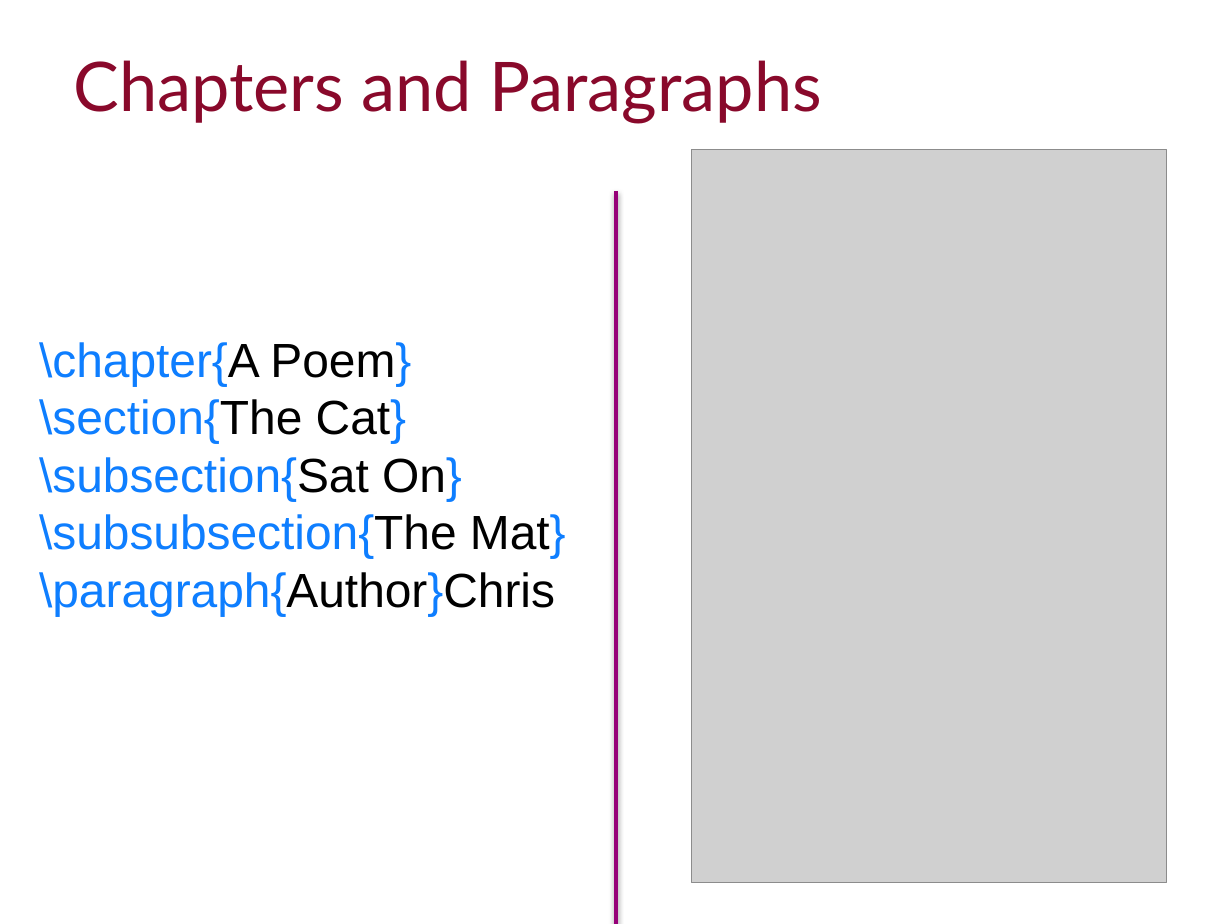
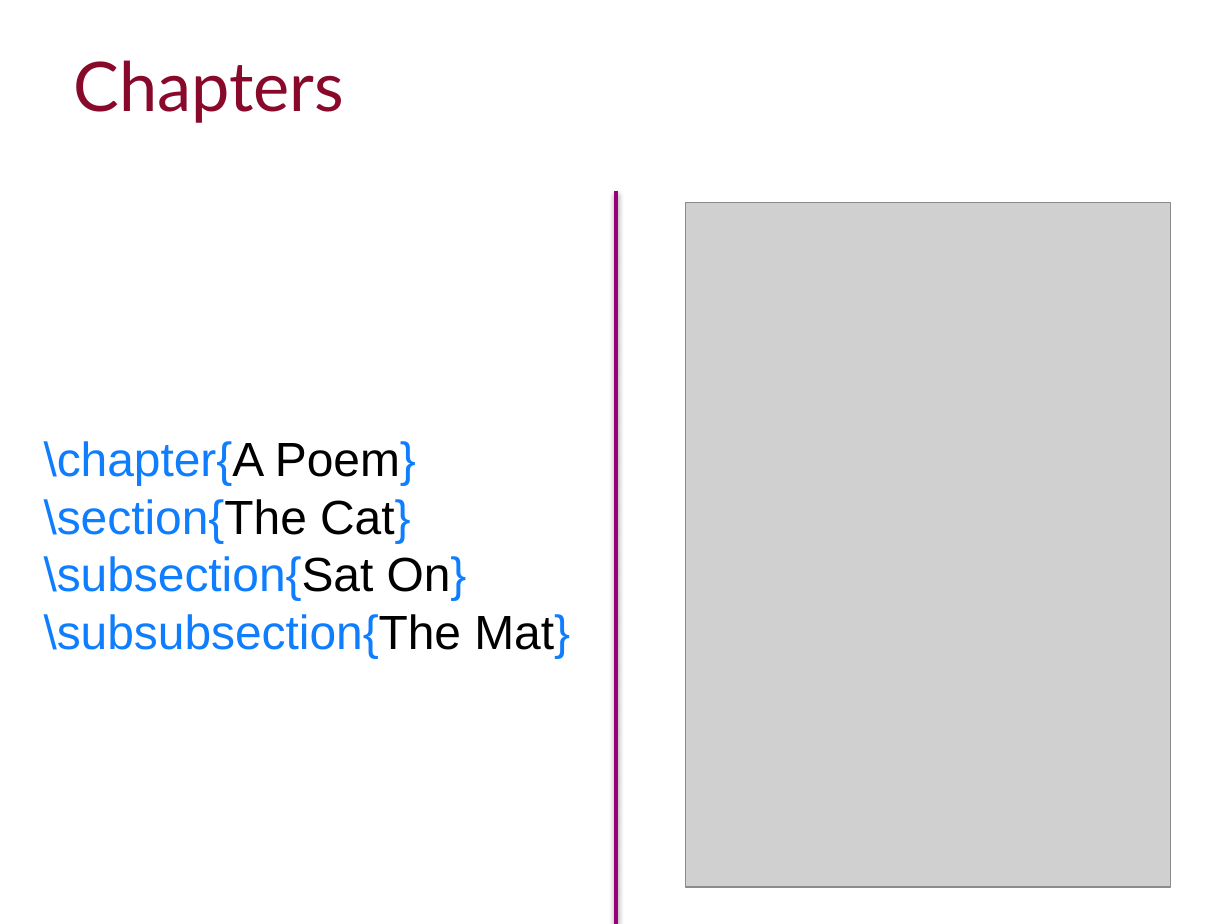
Before and after one commit to ImperialCollegeLondon/RCDS-introduction-to-latex, a slide deck: slide 10 of Intro to Latex Slides.pptx (slide 9 before the commit). Drawn at 1232x924 pixels with LibreOffice and Linux fonts; fonts in the diff are those of the drawing; grey boxes stand for pictures; background and template pictures are left out. Boxes give left, top, right and bottom in pixels: in the first picture for what was removed or moved away, otherwise in the second. Text is boxed around its words. In the diff, an @@ line names an element or a change of style, - is before the commit and + after.

Commit message:
Updated paragraphs section

```diff
--- a/Intro to Latex Slides.pptx
+++ b/Intro to Latex Slides.pptx
@@ title at bbox=[74, 60, 344, 123]: text changed @@
-Chapters and Paragraphs
+Chapters
@@ picture: place and size @@
-picture at bbox=[691, 149, 1167, 882]
+picture at bbox=[685, 203, 1170, 887]
@@ text "\chapter{A Poem}": place and size @@
-text "\chapter{A Poem}" at bbox=[39, 342, 566, 616]
+text "\chapter{A Poem}" at bbox=[44, 441, 570, 658]
@@ text at bbox=[39, 572, 555, 616]: paragraph removed @@
-\paragraph{Author}Chris
```
Also in this commit, not shown: 1 other slide changed, 1 slide added.
